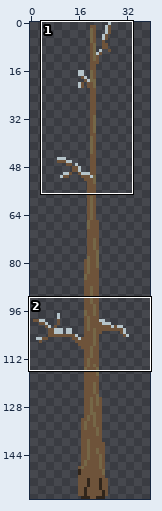
Pixel-art file -- game/resources/dun-morogh/tree2.aseprite. The picture above shows the old version from afar; the outline marks the close-up.
Close-up. Old version:
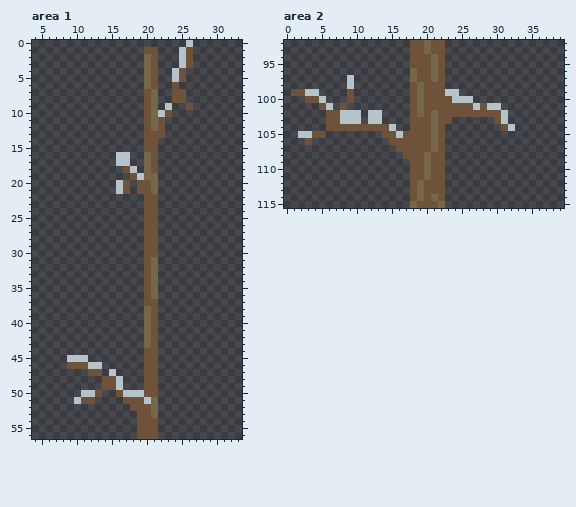
40x159 pixels, 1 frame. Shown: area 1: x 4..33, y 0..56; area 2: x 0..39, y 92..115.
And afterwards:
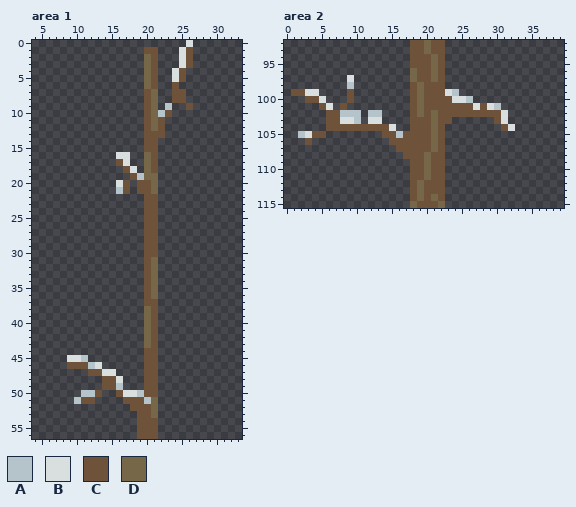
Palette (. is transparent): A #b5c4ca  B #d9dedf  C #6e533a  D #756747
From the commit log: rework trees
From old to new:
--- area 1
@@ x 22..28 @@
- 0 ....A..
- 1 ...AC..
- 2 ...AC..
- 3 ...AC..
- 4 ..AC...
- 5 ..AC...
+ 0 ....B..
+ 1 ...BC..
+ 2 ...BC..
+ 3 ...BC..
+ 4 ..BC...
+ 5 ..BC...
  6 ..C....
@@ x 14..20 @@
 15 ......C
-16 ..AA..D
-17 ..AA..D
-18 ...CA.D
+16 ..BB..D
+17 ..CB..D
+18 ...CB.D
 19 ....CAD
-20 ..AC.CC
+20 ..BC.CC
 21 ..AC.CC
@@ x 7..20 @@
 44 .............C
-45 ..AAA........C
-46 ..CCCAA......C
-47 .....CC.A....C
-48 .......CCA...C
+45 ..BBA........C
+46 ..CCCAB......C
+47 .....CCBB....C
+48 .......CCB...C
 49 .......CCA...C
-50 ....AAC..CAAAC
+50 ....AAC..CBBAC
 51 ...ACC....CCCA
--- area 2
@@ x 0..39 @@
  96 ..................DCCDC.................
- 97 .........A........DCCDC.................
+ 97 .........B........DCCDC.................
  98 .........A........CDCCC.................
- 99 .CCAA....C........CDCCCAA...............
-100 ...CCA...C........CDCCCCAAA.............
-101 .....CA.C.........CDCCCCCCCACAA.........
-102 ......CCAAA.AA....CDCDCCCCCCCCCA........
-103 ......CCAAA.AA....CCCDCC......CA........
-104 ......CCCCCCCCCA..CCCDC........CA.......
-105 ..AACC........CCACCCCDC.................
+ 99 .CCBB....C........CDCCCBA...............
+100 ...CCB...C........CDCCCCBBA.............
+101 .....CB.C.........CDCCCCCCCBCBA.........
+102 ......CCAAA.AA....CDCDCCCCCCCCCB........
+103 ......CCBBA.BB....CCCDCC......CB........
+104 ......CCCCCCCCCB..CCCDC........CB.......
+105 ..ABCC........CCACCCCDC.................
 106 ...C...........CCCCCCDC.................
Boxes around the changes in both close-ups, in picture pixels (x1, y1, x2, y2):
changed: (172, 40, 193, 82)
changed: (116, 152, 137, 187)
changed: (67, 355, 137, 397)
changed: (347, 75, 354, 82)
changed: (305, 89, 396, 138)
changed: (445, 89, 515, 131)
